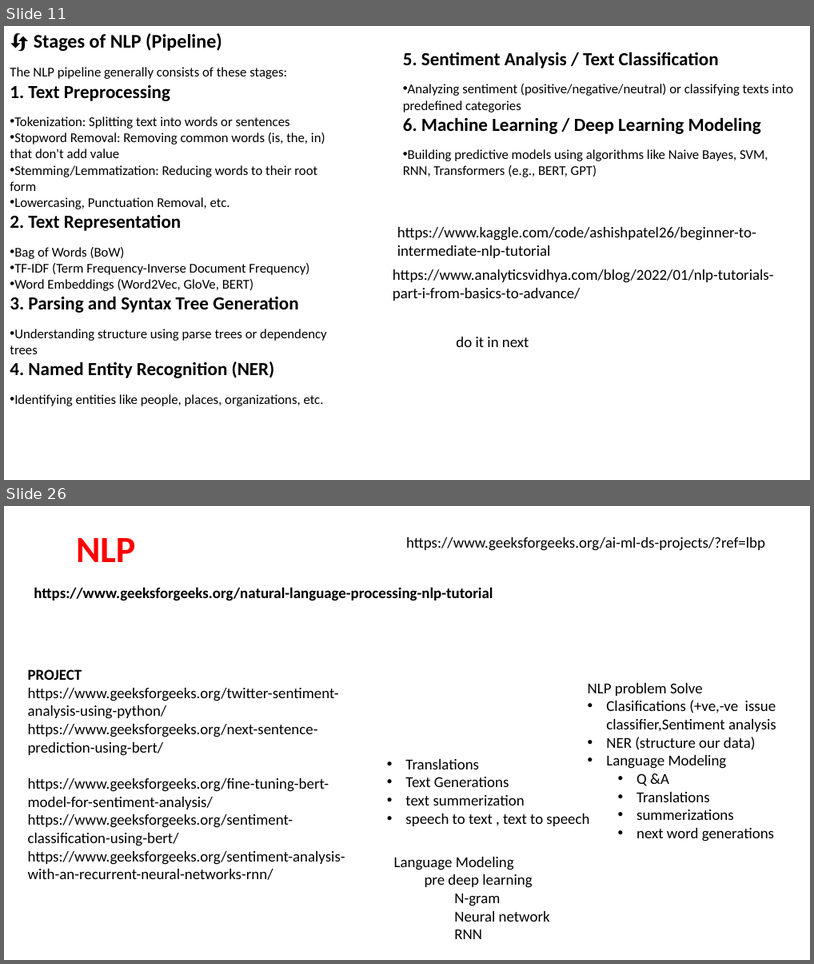
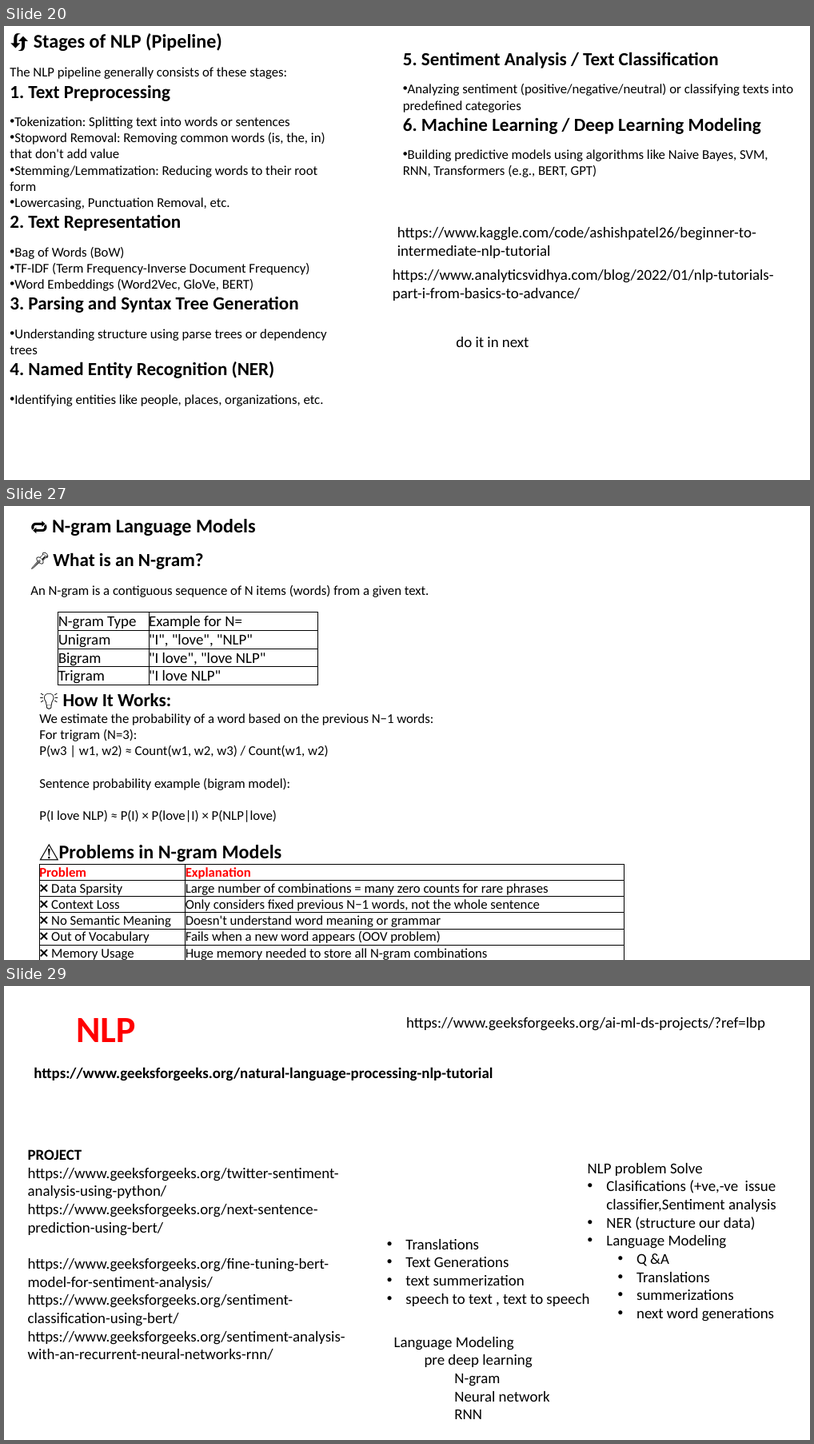
Before and after one commit to shahil04/ds_materials, a slide deck: 9.Deep_learning/class_11.0_NLP_text_preprocessing_.pptx. Shown one above the other, each under a label of ours: slides 11 and 26 before the commit, slides 20, 27 and 29 after it; the slides between them are not shown. The pictures are 814x964 and 814x1444 pixels, drawn with LibreOffice and Linux fonts; fonts in the diff are those of the drawing. Boxes give left, top, right and bottom in pixels: in the first picture for what was removed or moved away, otherwise in the second. Text is boxed around its words. In the diff, an @@ line names an element or a change of style, - is before the commit and + after.

```diff
--- a/9.Deep_learning/class_11.0_NLP_text_preprocessing_.pptx
+++ b/9.Deep_learning/class_11.0_NLP_text_preprocessing_.pptx
@@ slide 27 added at [4,506,810,960], background #FFFFFF @@
@@ text added at [30,519,430,597], 16 pt, text #000000 @@
+🔁 N-gram Language Models
+📌 What is an N-gram?
+An N-gram is a contiguous sequence of N items (words) from a given text.
@@ table added at [58,612,318,688], 4 rows, 2 columns @@
+N-gram Type | Example for N=
+Unigram | "I", "love", "NLP"
+Bigram | "I love", "love NLP"
+Trigram | "I love NLP"
@@ text added at [39,692,434,858], 16 pt, text #000000 @@
+💡 How It Works:
+We estimate the probability of a word based on the previous N−1 words:
+For trigram (N=3):
+P(w3 | w1, w2) ≈ Count(w1, w2, w3) / Count(w1, w2)
+Sentence probability example (bigram model):
+P(I love NLP) ≈ P(I) × P(love|I) × P(NLP|love)
+⚠Problems in N-gram Models
@@ table added at [40,864,625,960], 6 rows, 2 columns @@
+Problem | Explanation
+❌ Data Sparsity | Large number of combinations = many zero counts for rare phrases
+❌ Context Loss | Only considers fixed previous N−1 words, not the whole sentence
+❌ No Semantic Meaning | Doesn't understand word meaning or grammar
+❌ Out of Vocabulary | Fails when a new word appears (OOV problem)
+❌ Memory Usage | Huge memory needed to store all N-gram combinations
@@ what was slide 11 is now slide 20 @@
@@ what was slide 26 is now slide 29 @@
```
Also in this commit, not shown: 12 slides changed, 9 other slides added, 6 slides removed, 10 other files.
